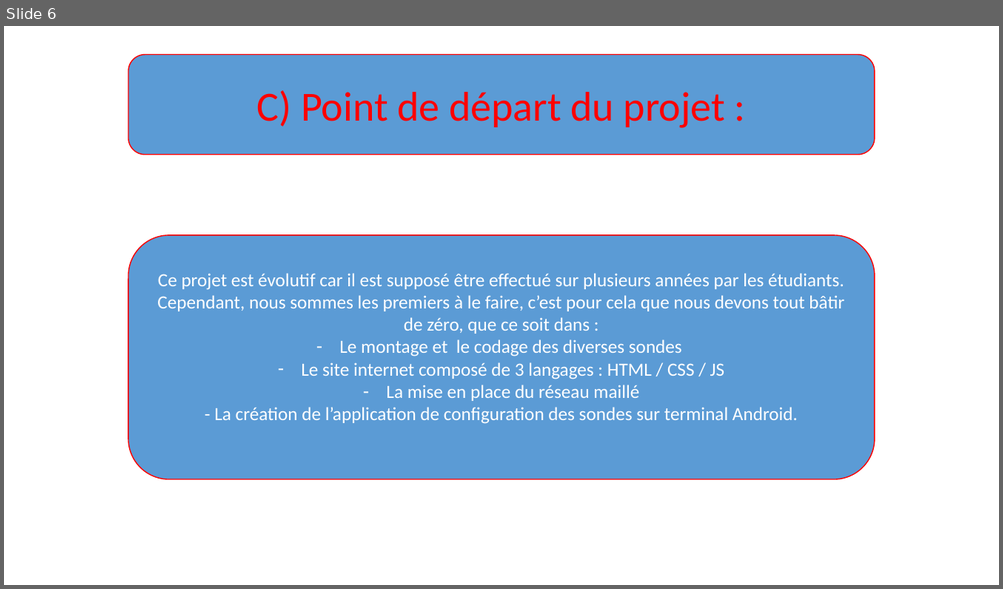
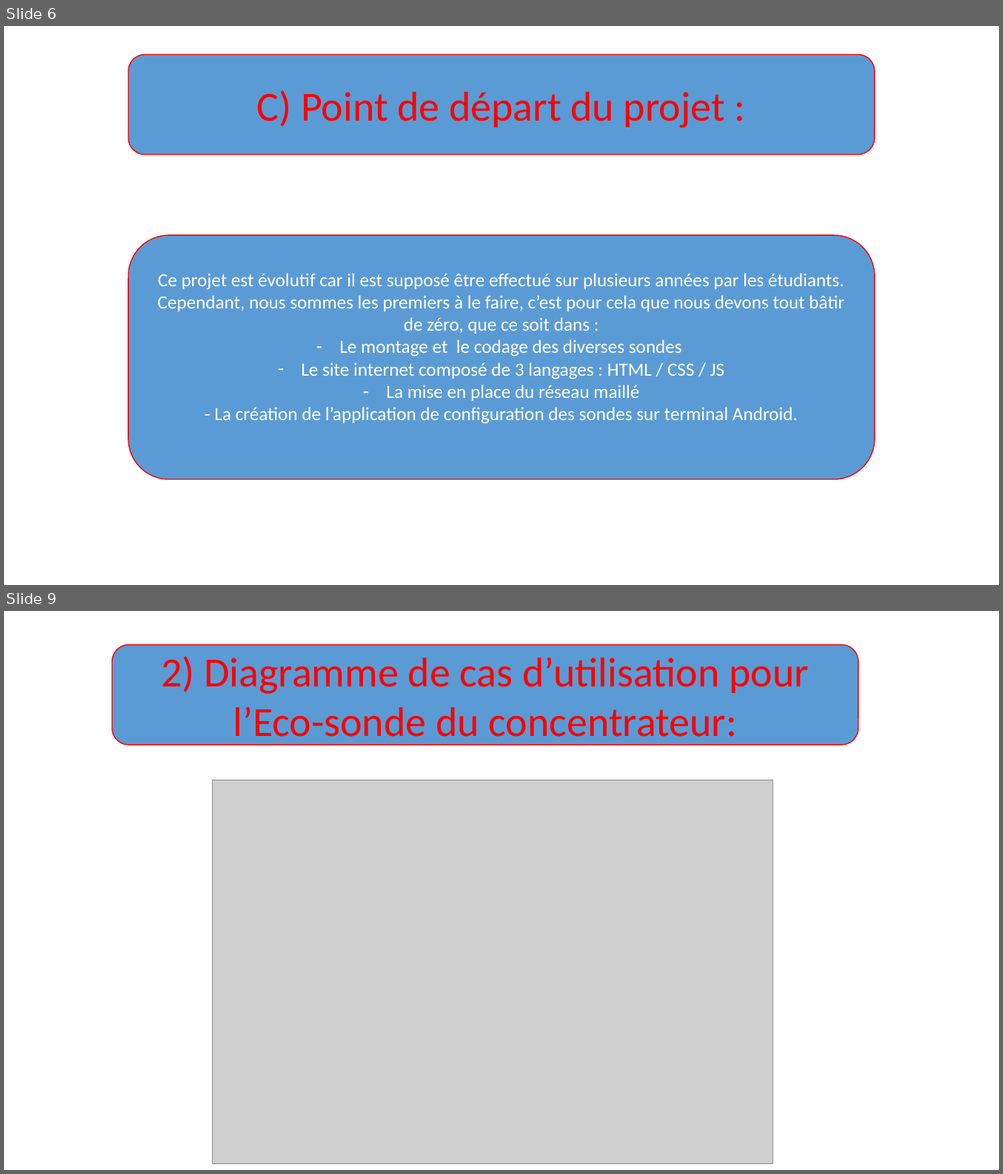
Before and after one commit to TheoDupuy/EcoProbes, a slide deck: Pres. Projet.pptx. Shown one above the other, each under a label of ours: slide 6 before the commit, slides 6 and 9 after it; the slides between them are not shown. The pictures are 1003x589 and 1003x1174 pixels, drawn with LibreOffice and Linux fonts; fonts in the diff are those of the drawing; grey boxes stand for pictures; background and template pictures are left out. Boxes give left, top, right and bottom in pixels: in the first picture for what was removed or moved away, otherwise in the second. Text is boxed around its words. In the diff, an @@ line names an element or a change of style, - is before the commit and + after.

```diff
--- a/Pres. Projet.pptx
+++ b/Pres. Projet.pptx
@@ slide 9 added at (4,611,999,1170), background picture (left out) @@
@@ rounded rectangle added at (112,644,858,744), fill #5B9BD5, outline #FF0000 1 pt, 40 pt, text #FF0000 @@
+2) Diagramme de cas d’utilisation pour l’Eco-sonde du concentrateur:
@@ picture added at (212,780,772,1164) @@
```
Also in this commit, not shown: 7 other slides added.
